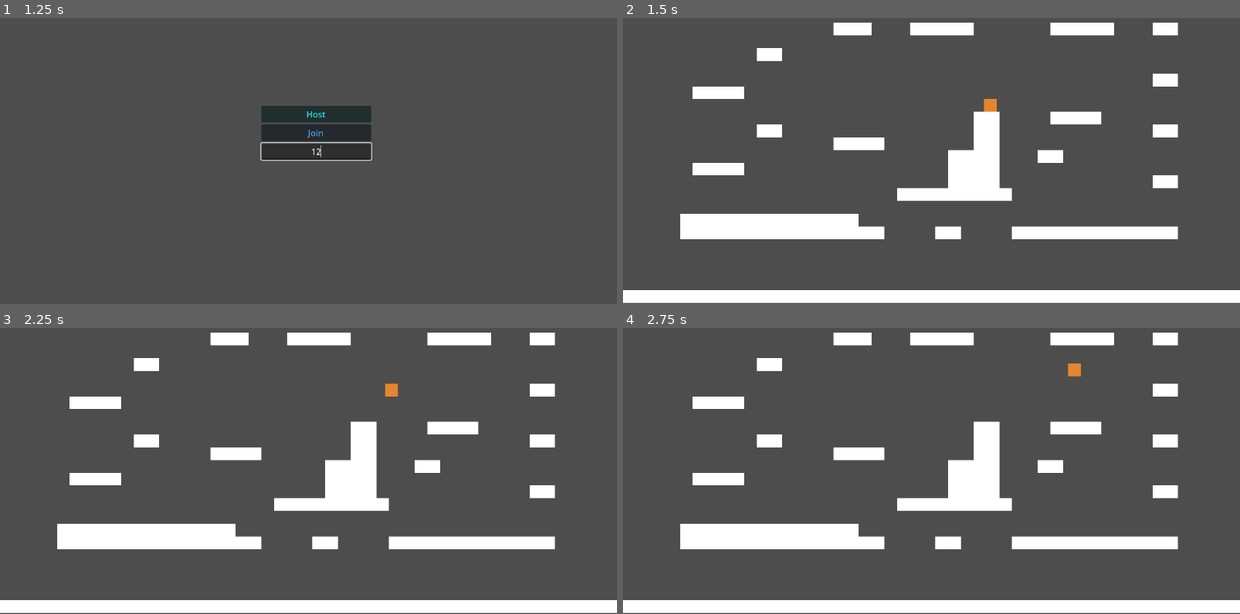
Above: before the commit, frames 1-4 (two rows, left to right).
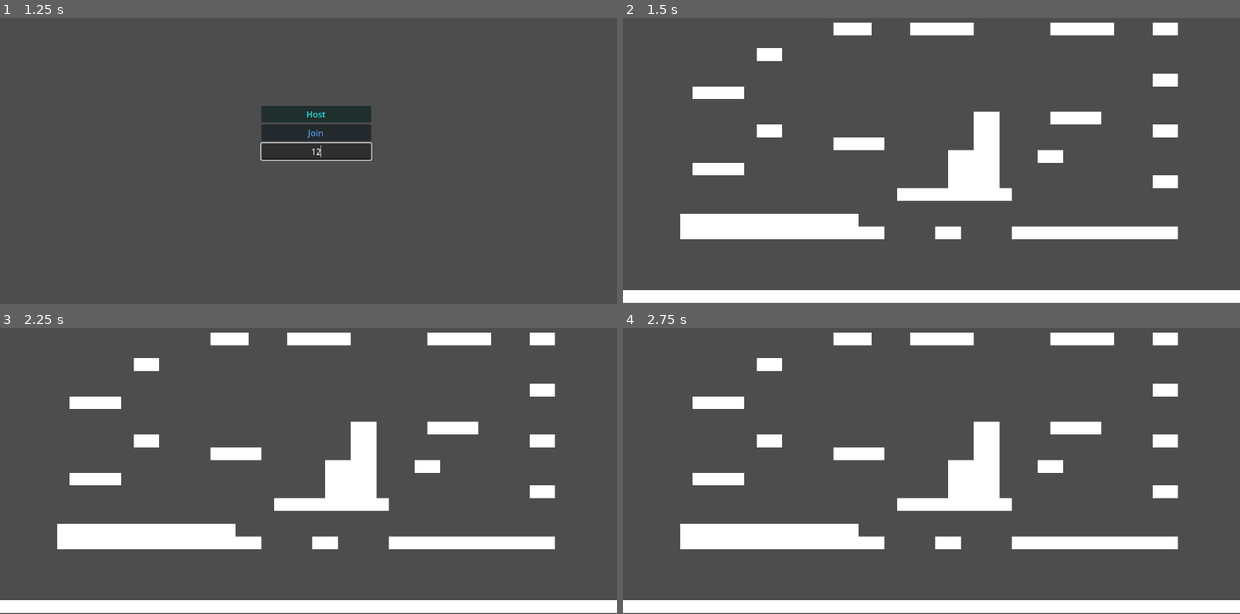
Above: after the commit, the same moments.

Repository: ramalhoproject/echoes-of-arena
Game: Godot game, scene res://scenes/multiplayer/Lobby.tscn
Same seed, same stepped clock (60 frames per second), same inputs: the game is played once before the commit and once after it.
Inputs (mouse positions are in pixels of both pictures, inside the frame that each line leads up to):
- Up to frame 1 (1.25 s): click (314, 152) at 0.52 s; type "12" at 0.6 s
- Up to frame 2 (1.5 s): click "Host" at 1.25 s
- Up to frame 3 (2.25 s): tap Enter at 2 s; hold Right (ui_right) from 2.03 s (still down); tap Up (ui_up) at 2.1 s
- Up to frame 4 (2.75 s): keep holding Right (ui_right); tap Up (ui_up) at 2.27, 2.57 s

Frame 1 is identical in both runs. In frame 2, 0.1% of the frame differs, in the area x 58-61%, y 28-33%; in frame 3, 0.1%, in the area x 62-65%, y 19-24%; in frame 4, 0.1%.
Error after the commit: Cannot call method 'instantiate' on a null value. (res://scenes/maps/Arena01.gd:24)

Commit message:
Pradonização de código
SCRIPTS: NomeDoScript
FUNÇÕES: Padrão da Godot (_nome_da_função)
VARIÁVEL: nomeDaVariável

Diff:
--- a/project.godot
+++ b/project.godot
@@ -10,13 +10,13 @@
 
 [application]
 
-config/name="Echoes of Arena"
+config/name="Echoes of Arena GITHUB"
 run/main_scene="uid://wryk4sn3mfdc"
 config/features=PackedStringArray("4.5", "Forward Plus")
 
 [autoload]
 
-HighLevelNetworkHandler="*res://scripts/multiplayer/HighLevelNetworkHandler.gd"
+NetworkManager="*res://scripts/multiplayer/NetworkManager.gd"
 
 [input]
 
--- a/scenes/maps/Arena01.gd
+++ b/scenes/maps/Arena01.gd
@@ -1,6 +1,6 @@
 extends Node2D
 
-@export var player_scene: PackedScene
+@export var playerScene: PackedScene
 @export var spawnpoint: Node2D
 
 func _ready():
@@ -21,7 +21,7 @@
 		get_node(str(id)).queue_free()
 
 func _spawn_player(id: int):
-	var player := player_scene.instantiate()
+	var player := playerScene.instantiate()
 	player.name = str(id)
 	player.global_position = spawnpoint.global_position
 	add_child(player)
--- a/scenes/multiplayer/Lobby.gd
+++ b/scenes/multiplayer/Lobby.gd
@@ -1,11 +1,11 @@
 extends Control
 
-@export var ip_input: LineEdit
+@export var ipInput: LineEdit
 
 func _on_host_pressed():
-	HighLevelNetworkHandler.start_server()
+	NetworkManager._start_server()
 	get_tree().change_scene_to_file("res://scenes/maps/Arena01.tscn")
 
 func _on_join_pressed():
-	HighLevelNetworkHandler.start_client(ip_input.text)
+	NetworkManager._start_client(ipInput.text)
 	get_tree().change_scene_to_file("res://scenes/maps/Arena01.tscn")
--- a/scenes/multiplayer/Lobby.tscn
+++ b/scenes/multiplayer/Lobby.tscn
@@ -2,11 +2,10 @@
 
 [ext_resource type="Script" uid="uid://uv8st0ke02i7" path="res://scenes/multiplayer/Lobby.gd" id="1_jor2k"]
 
-[node name="Lobby" type="Control" node_paths=PackedStringArray("ip_input")]
+[node name="Lobby" type="Control"]
 layout_mode = 3
 anchors_preset = 0
 script = ExtResource("1_jor2k")
-ip_input = NodePath("VBoxContainer/IP")
 
 [node name="VBoxContainer" type="VBoxContainer" parent="."]
 layout_mode = 0
--- a/scripts/multiplayer/HighLevelNetworkHandler.gd
+++ /dev/null
@@ -1,16 +0,0 @@
-extends Node
-
-const PORT := 42069
-const MAX_PLAYERS := 4
-
-func start_server():
-	var peer := ENetMultiplayerPeer.new()
-	peer.create_server(PORT, MAX_PLAYERS)
-	multiplayer.multiplayer_peer = peer
-	print("Servidor criado na porta ", PORT)
-
-func start_client(ip: String):
-	var peer := ENetMultiplayerPeer.new()
-	peer.create_client(ip, PORT)
-	multiplayer.multiplayer_peer = peer
-	print("Conectando ao servidor em ", ip, ":", PORT)
--- /dev/null
+++ b/scripts/multiplayer/NetworkManager.gd
@@ -0,0 +1,16 @@
+extends Node
+
+const port := 42069
+const maxPlayers := 4
+
+func _start_server():
+	var peer := ENetMultiplayerPeer.new()
+	peer.create_server(port, maxPlayers)
+	multiplayer.multiplayer_peer = peer
+	print("Servidor criado na porta ", port)
+
+func _start_client(ip: String):
+	var peer := ENetMultiplayerPeer.new()
+	peer.create_client(ip, port)
+	multiplayer.multiplayer_peer = peer
+	print("Conectando ao servidor em ", ip, ":", port)
--- a/scripts/player/Player.gd
+++ b/scripts/player/Player.gd
@@ -1,16 +1,16 @@
 extends CharacterBody2D
 
 @export var speed := 300
-@export var jump_force := 550.0
+@export var jumpForce := 550.0
 @export var gravity := 1200.0
 
 @onready var sprite := $Sprite2D
 
 func _enter_tree():
-	var player_id = str(name).to_int()
-	if player_id != 0:
-		set_multiplayer_authority(player_id)
-		$MultiplayerSynchronizer.set_multiplayer_authority(player_id)
+	var playerId = str(name).to_int()
+	if playerId != 0:
+		set_multiplayer_authority(playerId)
+		$MultiplayerSynchronizer.set_multiplayer_authority(playerId)
 
 func _ready():
 	if not is_multiplayer_authority():
@@ -18,7 +18,6 @@
 		set_process_unhandled_input(false)
 		return
 	sprite.modulate = Color.from_hsv(randf(), 0.8, 0.9)
-
 
 func _physics_process(delta):
 	if not is_on_floor():
@@ -28,6 +27,6 @@
 	velocity.x = dir * speed
 
 	if Input.is_action_just_pressed("ui_up") and is_on_floor():
-		velocity.y = -jump_force
+		velocity.y = -jumpForce
 
 	move_and_slide()
Not shown: 1 places in scenes/multiplayer/Lobby.tscn that only renumber resources
Renamed: scripts/multiplayer/HighLevelNetworkHandler.gd.uid -> scripts/multiplayer/NetworkManager.gd.uid
